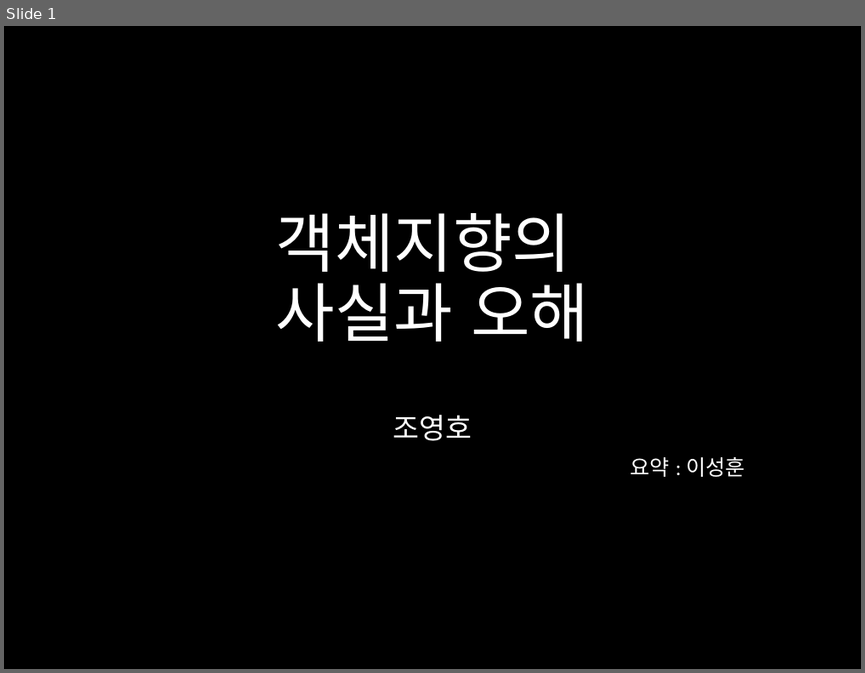
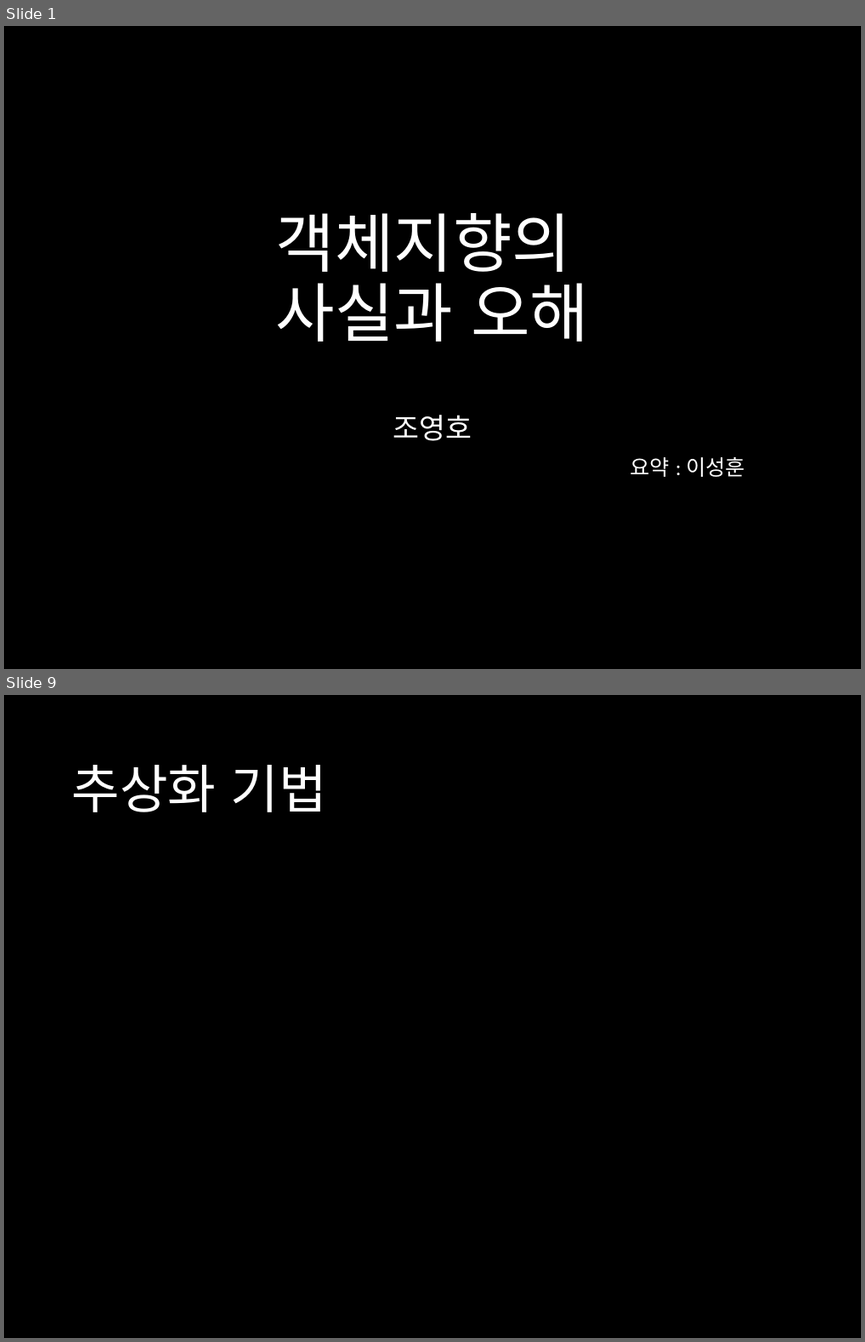
Before and after one commit to harrisleesh/Review, a slide deck: 객체지향의 사실과 오해.pptx. Shown one above the other, each under a label of ours: slide 1 before the commit, slides 1 and 9 after it; the slides between them are not shown. The pictures are 865x673 and 865x1342 pixels, drawn with LibreOffice and Linux fonts; fonts in the diff are those of the drawing. Boxes give left, top, right and bottom in pixels: in the first picture for what was removed or moved away, otherwise in the second. Text is boxed around its words. In the diff, an @@ line names an element or a change of style, - is before the commit and + after.

Commit message:
객체지향의 사실과 오해
~chap 5.
chap 1. 협력
chap 2. 객체지향 패러다임
chap 3. 타입과 추상화
chap 4. 역할,책임,협력
chap 5. 책임과 메시지

```diff
--- a/객체지향의 사실과 오해.pptx
+++ b/객체지향의 사실과 오해.pptx
@@ slide 9 added at [4, 695, 861, 1338], background #000000 @@
@@ title added at [71, 765, 327, 812], 44 pt, text #FFFFFF @@
+추상화 기법
```
Also in this commit, not shown: 7 other slides added, 1 slide removed.
